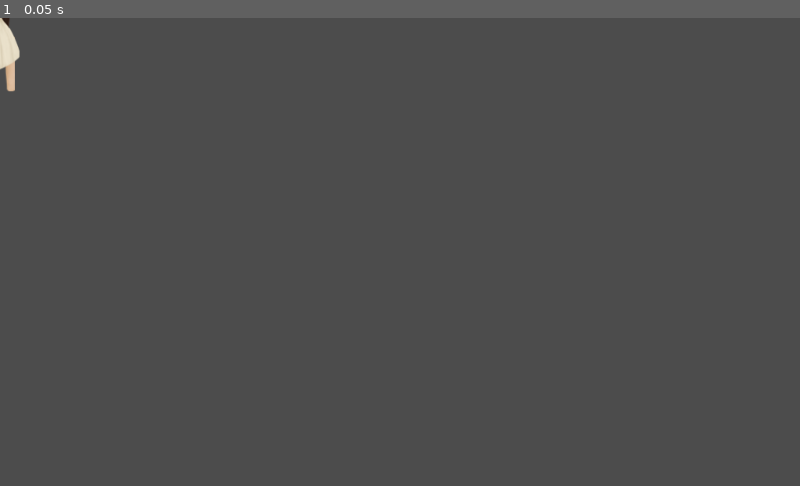
Above: before the commit, frame 1.
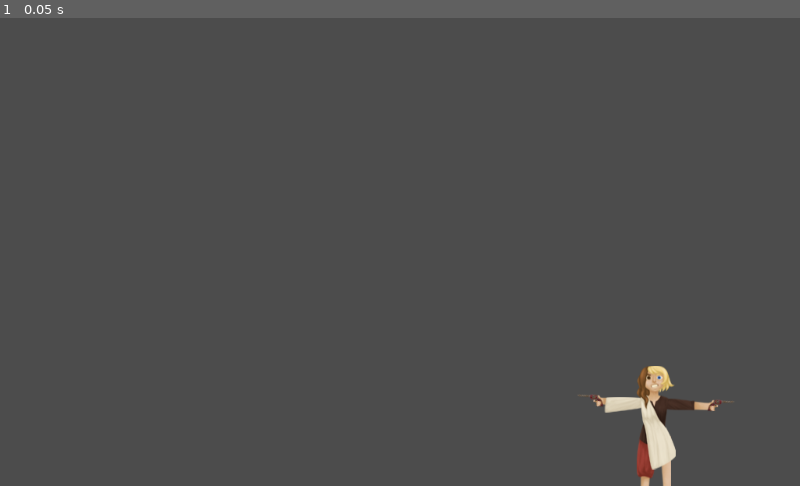
Above: after the commit, the same moment.

Repository: xenoexplorator/Ymir
Game: Godot game, scene res://Scenes/Player.tscn
The game is run twice, just before and just after one commit, with the same random seed, the same clock (stepped at 60 frames per second) and the same inputs.
Inputs:
- Up to frame 1 (0.05 s): no input

The runs differ from the first frame. In frame 1, 1.5% of the frame differs, in the area x 0-92%, y 0-100%.

Commit message:
camera follows player

Diff:
--- a/Scenes/Arena.tscn
+++ b/Scenes/Arena.tscn
@@ -4,7 +4,7 @@
 [ext_resource path="res://Scenes/Pillar.tscn" type="PackedScene" id=2]
 [ext_resource path="res://Scenes/Player.tscn" type="PackedScene" id=3]
 
-[node name="Arena" type="Node" index="0"]
+[node name="Arena" type="Node"]
 
 script = ExtResource( 1 )
 
--- a/Scenes/Player.tscn
+++ b/Scenes/Player.tscn
@@ -18,7 +18,7 @@
 radius = 13.6776
 height = 72.8272
 
-[node name="Player" type="Node"]
+[node name="Player" type="Node" index="0"]
 
 script = ExtResource( 1 )
 
--- a/Scripts/PlayerMovement.gd
+++ b/Scripts/PlayerMovement.gd
@@ -33,3 +33,5 @@
 func _physics_process(delta):
 	get_input()
 	move_and_slide(velocity() * speed)
+	var screen_size = Vector2(1680, 1024)
+	get_viewport().canvas_transform.origin = -position + screen_size / 2
